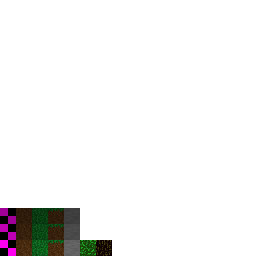
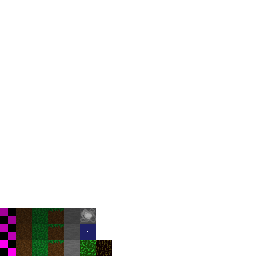
Two versions of the same layered image (256x256). Layer-by-layer changes:
added layer "Pasted Layer" above "Background" over [80, 208, 96, 240]
